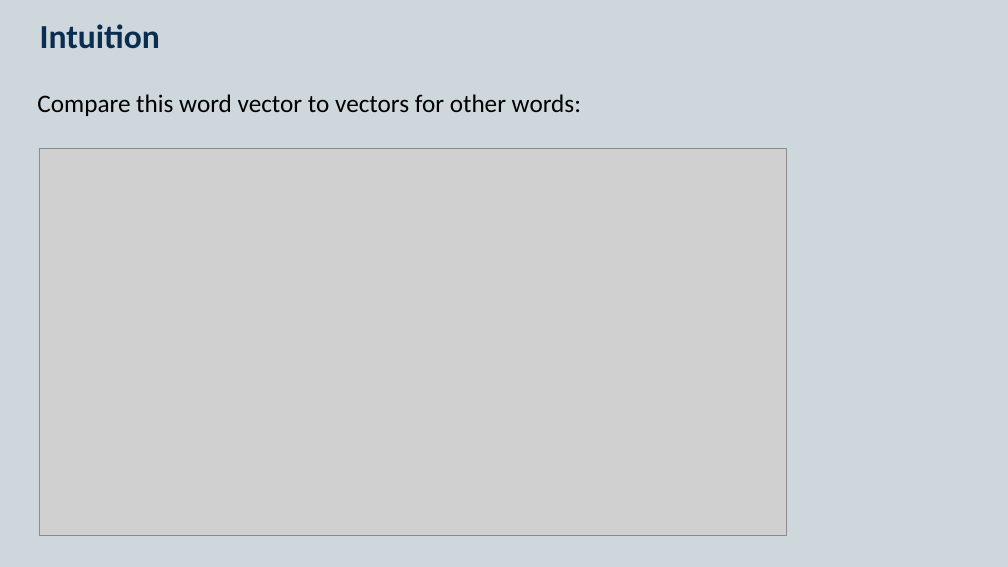
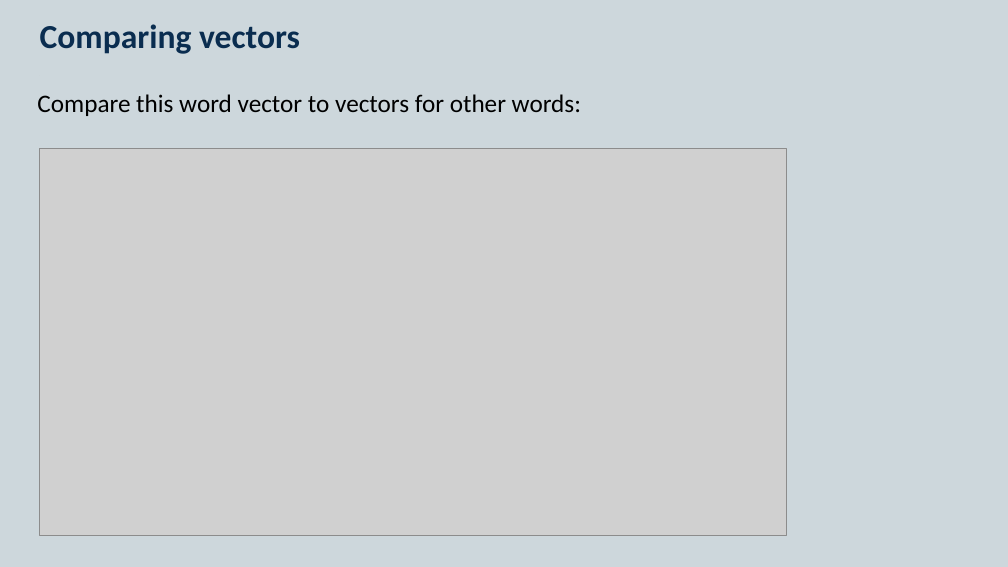
Before and after one commit to KCL-Health-NLP/nlp-half-day-workshop, a slide deck: slide 4 of presentations/word-embeddings.pptx (slide 6 before the commit). Drawn at 1008x567 pixels with LibreOffice and Linux fonts; fonts in the diff are those of the drawing; grey boxes stand for pictures. Boxes give left, top, right and bottom in pixels: in the first picture for what was removed or moved away, otherwise in the second. Text is boxed around its words. In the diff, an @@ line names an element or a change of style, - is before the commit and + after.

```diff
--- a/presentations/word-embeddings.pptx
+++ b/presentations/word-embeddings.pptx
@@ title at (x1=40, y1=24, x2=300, y2=54): text changed @@
-Intuition
+Comparing vectors
```
Also in this commit, not shown: 3 other slides changed, 3 slides added, 1 slide removed, 7 other files.
